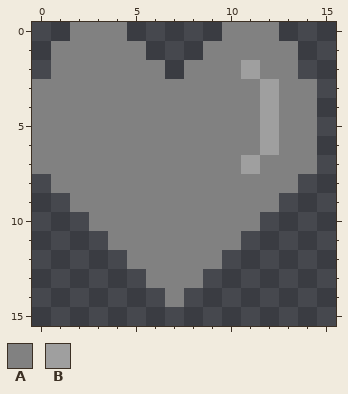
One commit to this pixel-art sprite: client/res/gfx/heart.png. The first picture shows the starting point.
The file is 16x16 pixels. Pixels under 10% opacity are left out.
Palette (. is transparent): A #818181  B #9f9f9f
Pixels before, first column x 0:
 0 ..AAA.....AAA..
 1 .AAAAA...AAAAA.
 2 .AAAAAA.AAABAA.
 3 AAAAAAAAAAAABAA
 4 AAAAAAAAAAAABAA
 5 AAAAAAAAAAAABAA
 6 AAAAAAAAAAAABAA
 7 AAAAAAAAAAABAAA
 8 .AAAAAAAAAAAAA.
 9 ..AAAAAAAAAAA..
10 ...AAAAAAAAA...
11 ....AAAAAAA....
12 .....AAAAA.....
13 ......AAA......
14 .......A.......
The same view after the edit:
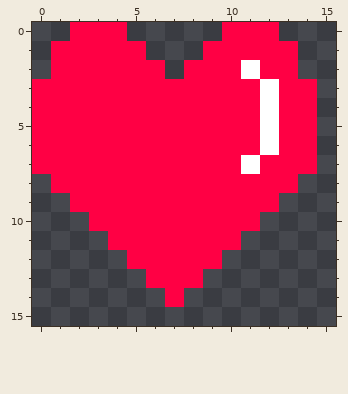
Difference:
colour A: #818181 -> #ff0044
colour B: #9f9f9f -> #ffffff
